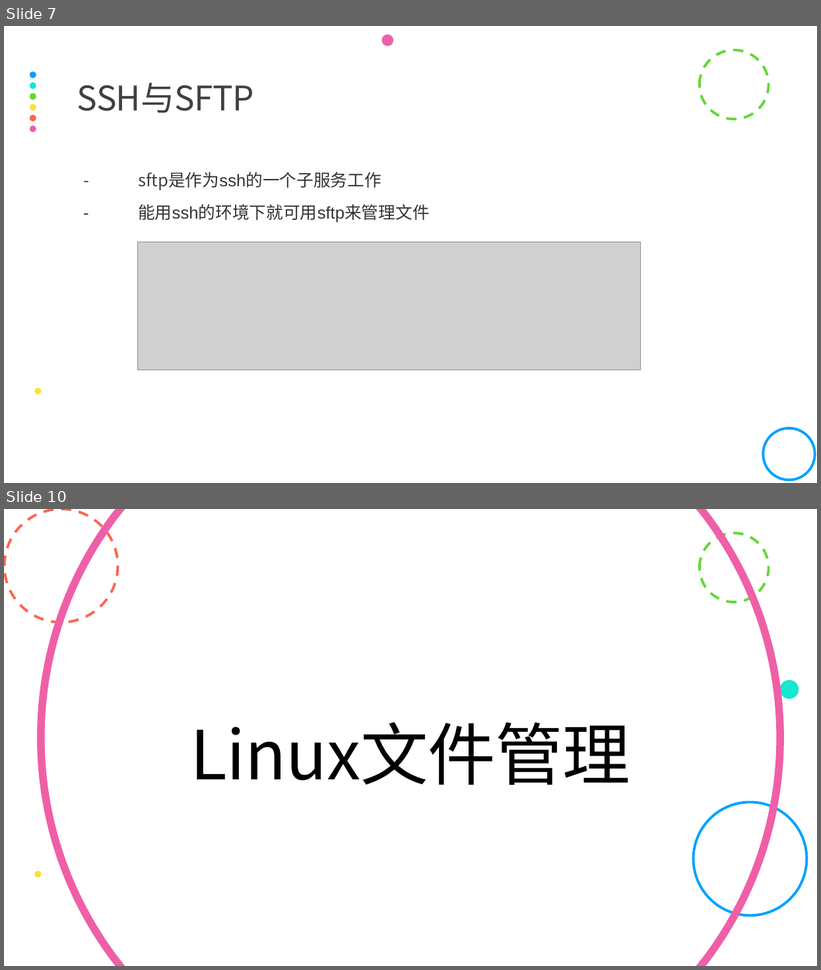
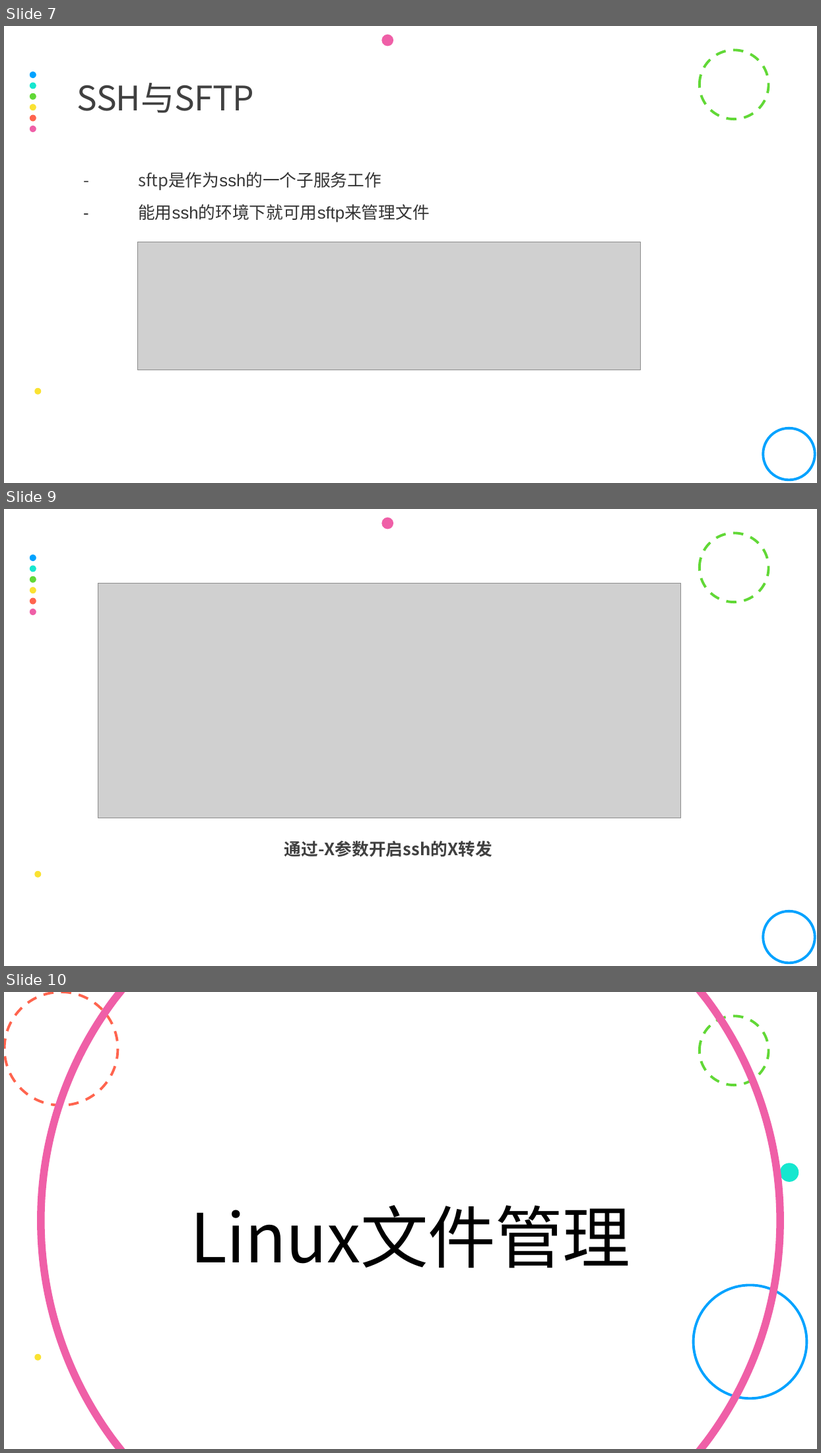
Before and after one commit to yrc123/yrcStudy, a slide deck: 服务外包/Linux使用基础.pptx. Shown one above the other, each under a label of ours: slides 7 and 10 before the commit, slides 7, 9 and 10 after it; the slides between them are not shown. The pictures are 821x970 and 821x1453 pixels, drawn with LibreOffice and Linux fonts; fonts in the diff are those of the drawing; grey boxes stand for pictures. Boxes give left, top, right and bottom in pixels: in the first picture for what was removed or moved away, otherwise in the second. Text is boxed around its words. In the diff, an @@ line names an element or a change of style, - is before the commit and + after.

```diff
--- a/服务外包/Linux使用基础.pptx
+++ b/服务外包/Linux使用基础.pptx
@@ slide 9 added at bbox=[4, 509, 817, 966], background #FFFFFF; not listed: 10 template elements that a slide beside it also shows @@
@@ picture added at bbox=[98, 583, 680, 819] @@
@@ text added at bbox=[284, 841, 492, 857], 20 pt, text #404040, bold @@
+通过-X参数开启ssh的X转发
```
Also in this commit, not shown: 4 slides changed, 3 other slides added, 4 slides removed.
